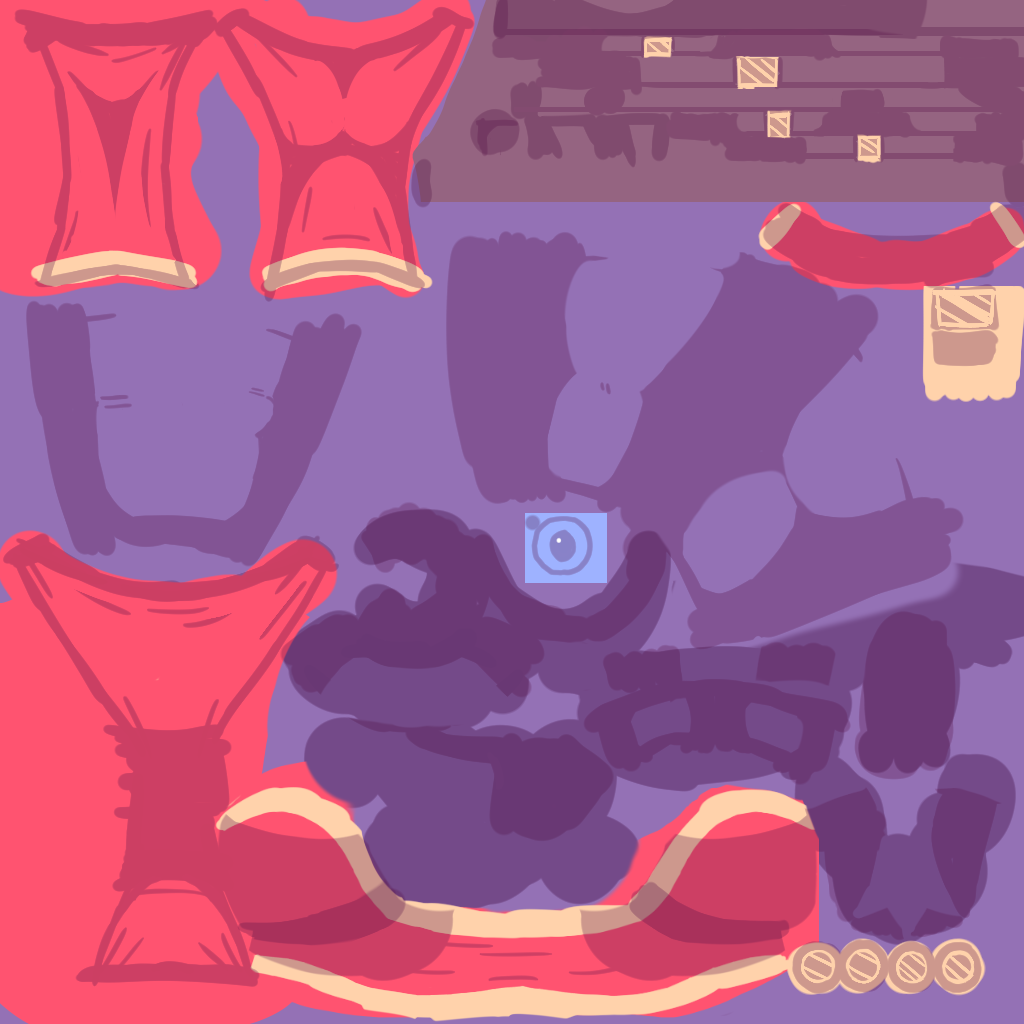
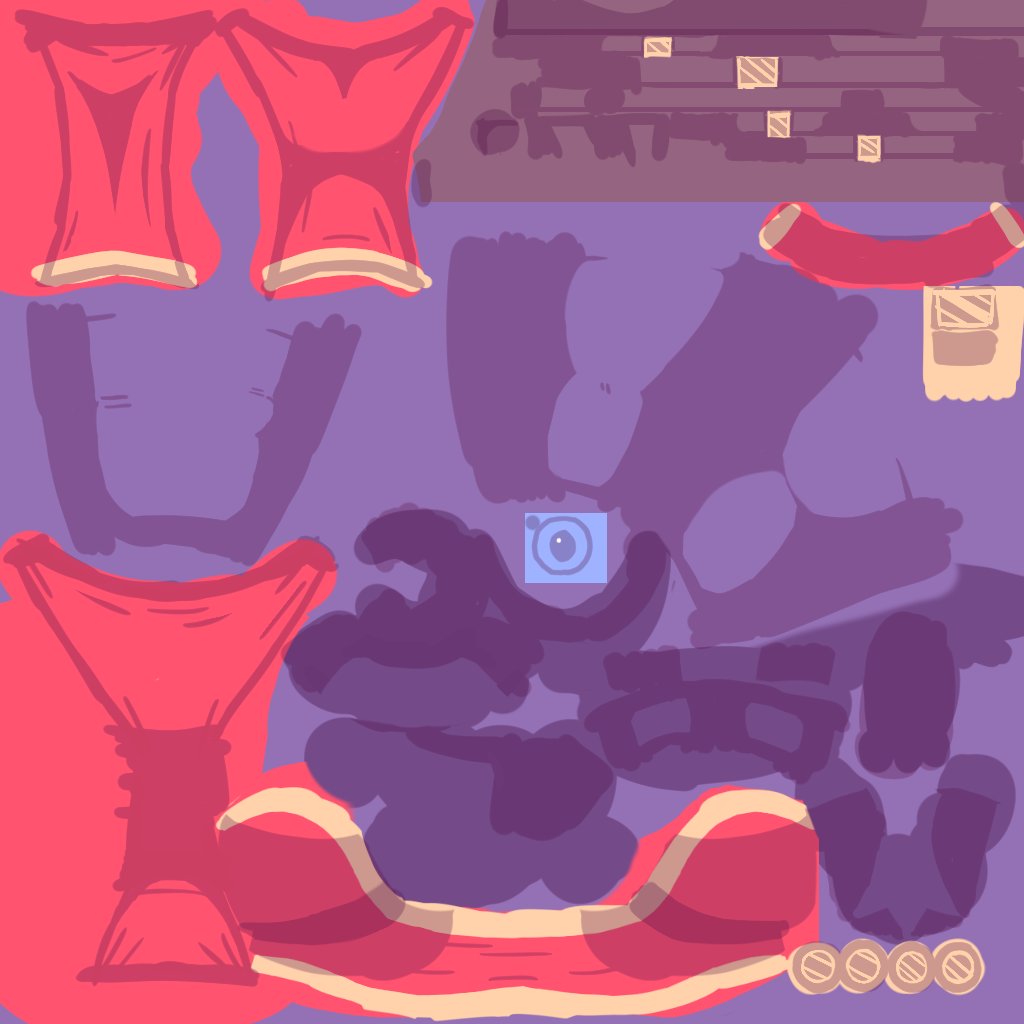
The second 1024 x 1024 image is a revision of the first. Changes to its layers:
painted on "影" over box(78, 74, 417, 262)
